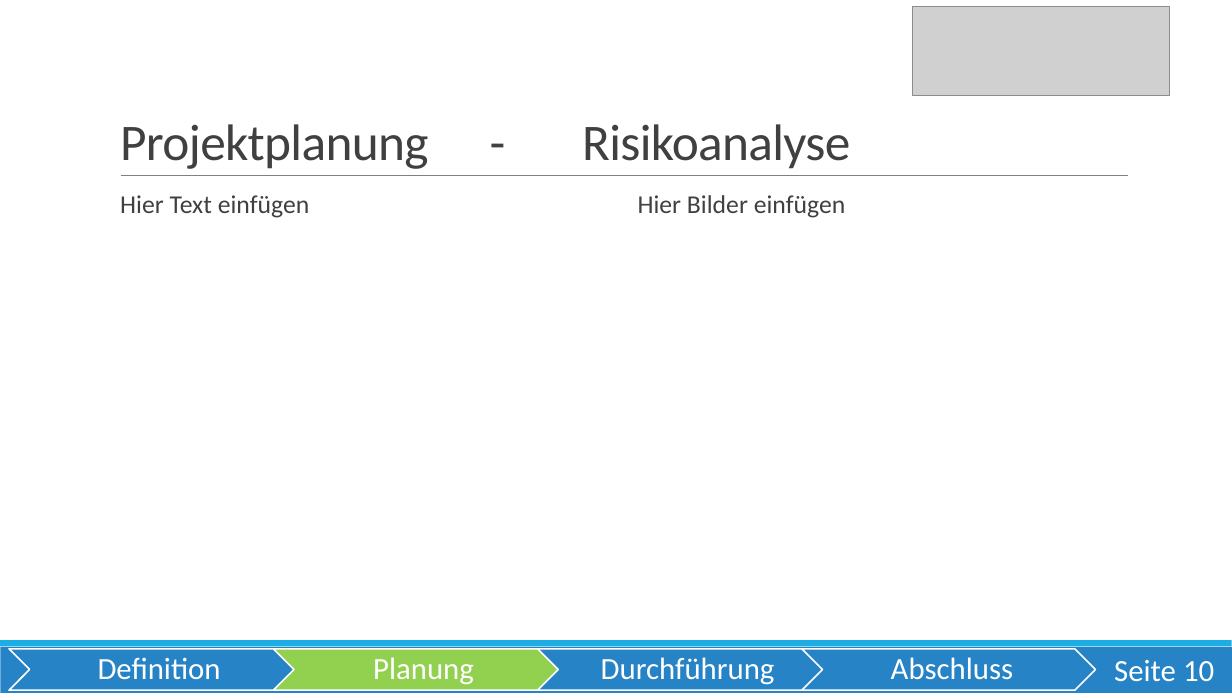
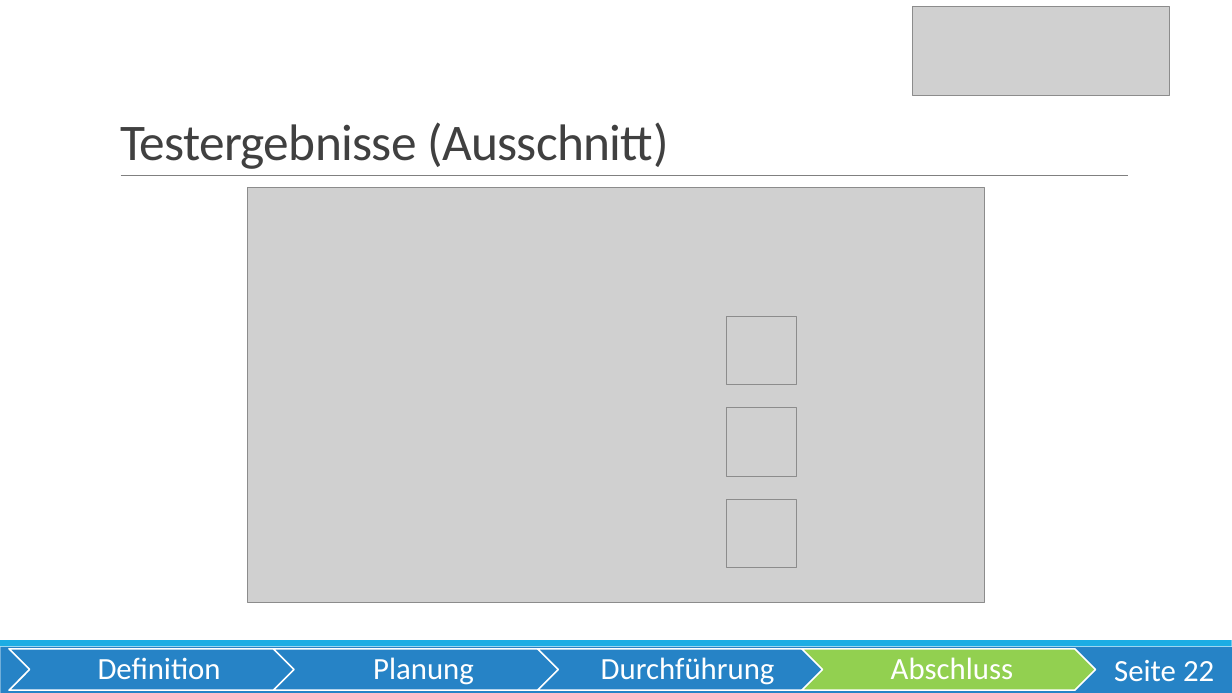
Before and after one commit to OberstufenprojektVOIP/OSP_VOIP, a slide deck: slide 22 of Pr-sentation/Präsentation VoIP Echt.pptx (slide 10 before the commit). Drawn at 1232x693 pixels with LibreOffice and Linux fonts; fonts in the diff are those of the drawing; grey boxes stand for pictures. Boxes give left, top, right and bottom in pixels: in the first picture for what was removed or moved away, otherwise in the second. Text is boxed around its words. In the diff, an @@ line names an element or a change of style, - is before the commit and + after.

```diff
--- a/Pr-sentation/Präsentation VoIP Echt.pptx
+++ b/Pr-sentation/Präsentation VoIP Echt.pptx
@@ title at [120,122,669,169]: text changed @@
-Projektplanung - Risikoanalyse
+Testergebnisse (Ausschnitt)
@@ text removed at [120,195,310,218] @@
-  Hier Text einfügen
@@ picture added at [248,188,984,603] @@
@@ text removed at [638,195,846,218] @@
-  Hier Bilder einfügen
@@ picture added at [726,316,796,384] @@
@@ picture added at [726,408,796,476] @@
@@ picture added at [726,499,796,567] @@
@@ chevron at [274,649,567,690]: fill #92D050 to #2683C6 @@
@@ chevron at [802,649,1096,690]: fill #2683C6 to #92D050 @@
@@ page number at [1114,660,1214,682]: text changed @@
-Seite 10
+Seite 22
```
Also in this commit, not shown: 12 other slides changed, 11 slides added, 3 slides removed.
